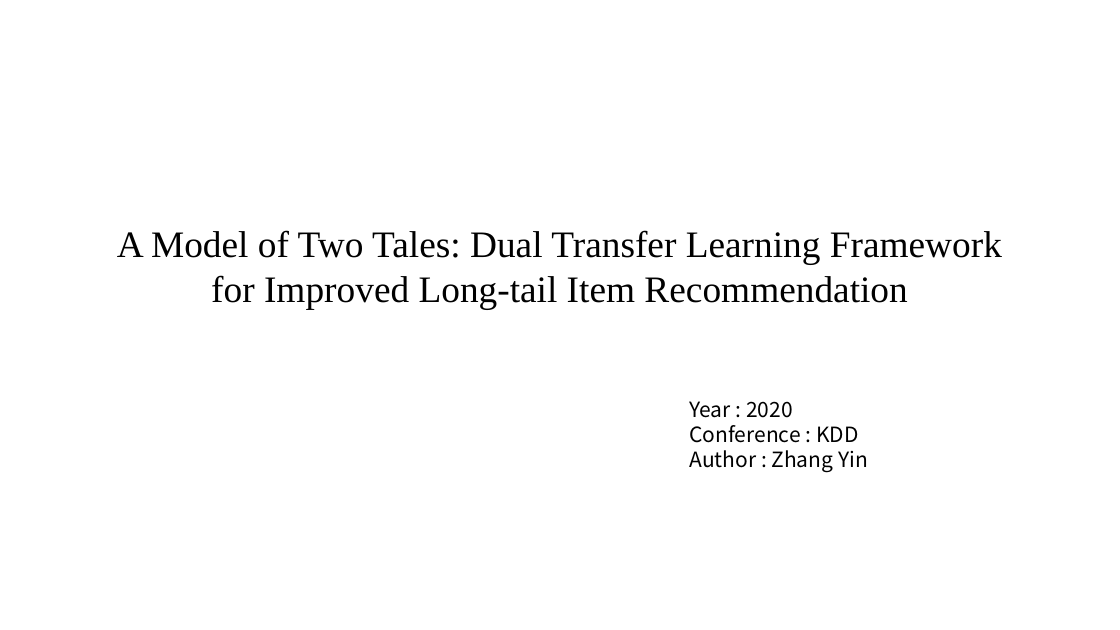
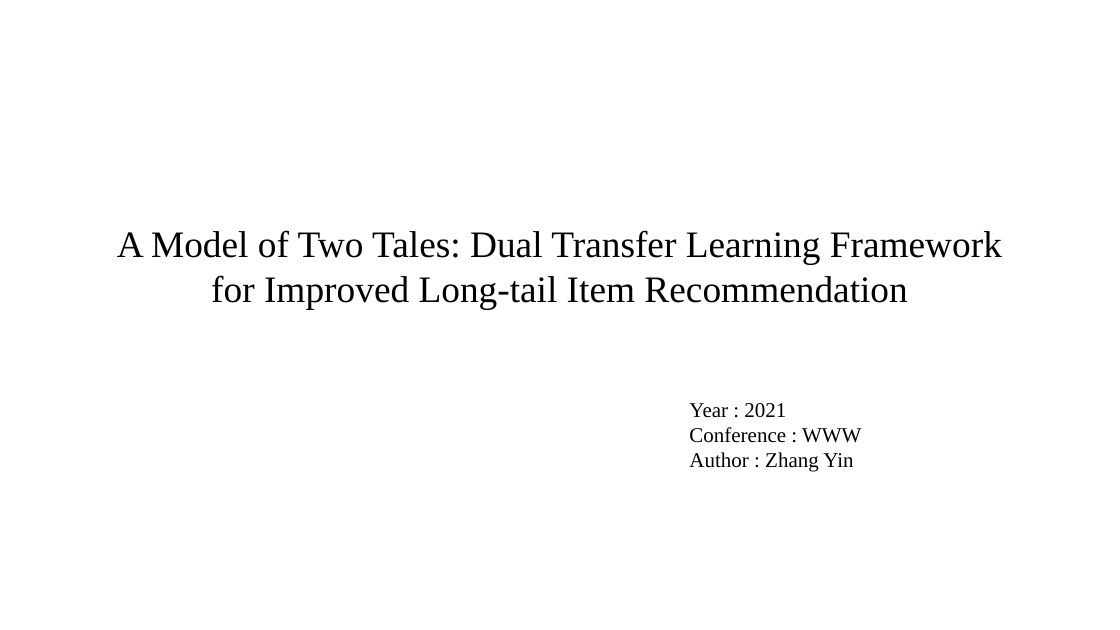
Before and after one commit to Mediocre250/long-tail-recommendation, a slide deck: slide 1 of papers/(2021 WWW) A Model of Two Tales Dual Transfer Learning Framework for Improved Long-tail Item Recommendation/ppt.pptx. Drawn at 1120x630 pixels with LibreOffice and Linux fonts; fonts in the diff are those of the drawing. Boxes give left, top, right and bottom in pixels: in the first picture for what was removed or moved away, otherwise in the second. Text is boxed around its words. In the diff, an @@ line names an element or a change of style, - is before the commit and + after.

```diff
--- a/papers/(2021 WWW) A Model of Two Tales Dual Transfer Learning Framework for Improved Long-tail Item Recommendation/ppt.pptx
+++ b/papers/(2021 WWW) A Model of Two Tales Dual Transfer Learning Framework for Improved Long-tail Item Recommendation/ppt.pptx
@@ text at bbox=[689, 403, 861, 443]: text changed; font Noto Sans CJK SC to Times New Roman @@
-Year : 2020
-Conference : KDD
+Year : 2021
+Conference : WWW
@@ text at bbox=[689, 452, 853, 472]: font Noto Sans CJK SC to Times New Roman in "Author : Zhang Yin" @@
```
Also in this commit, not shown: 4 other files.
